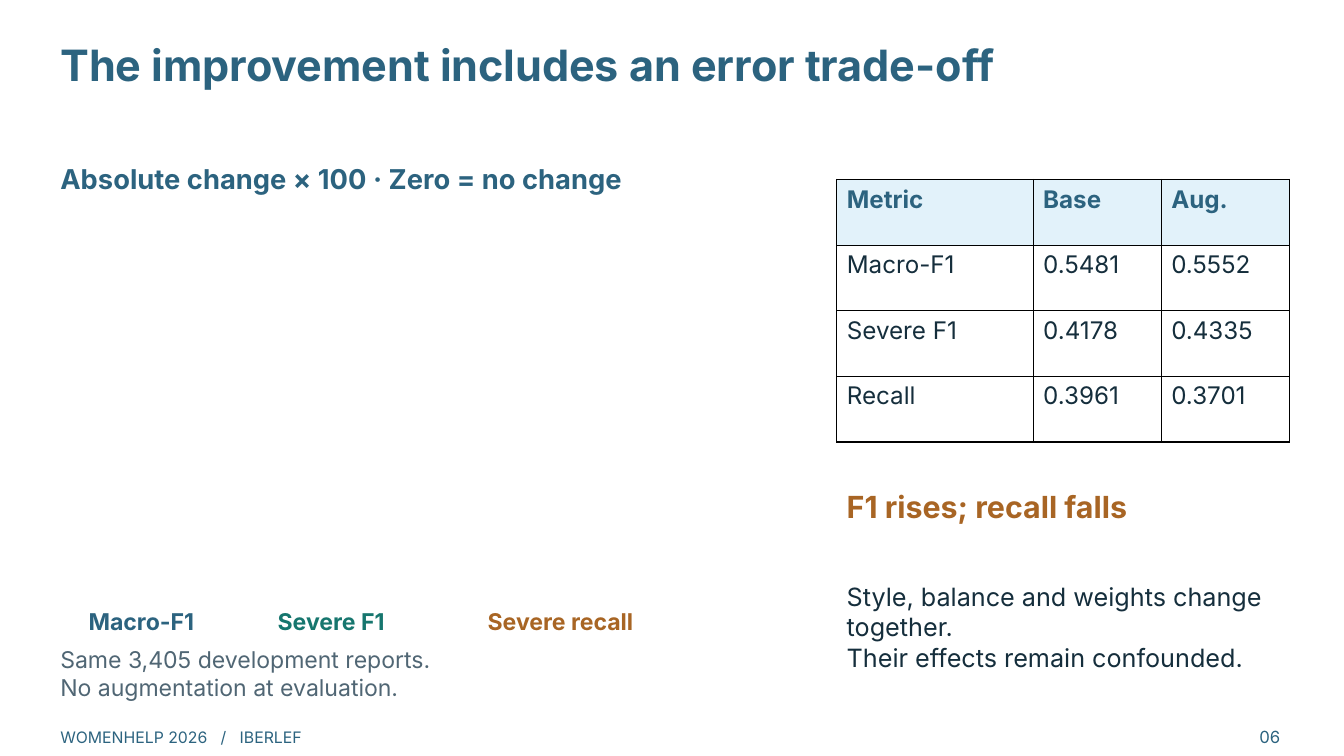
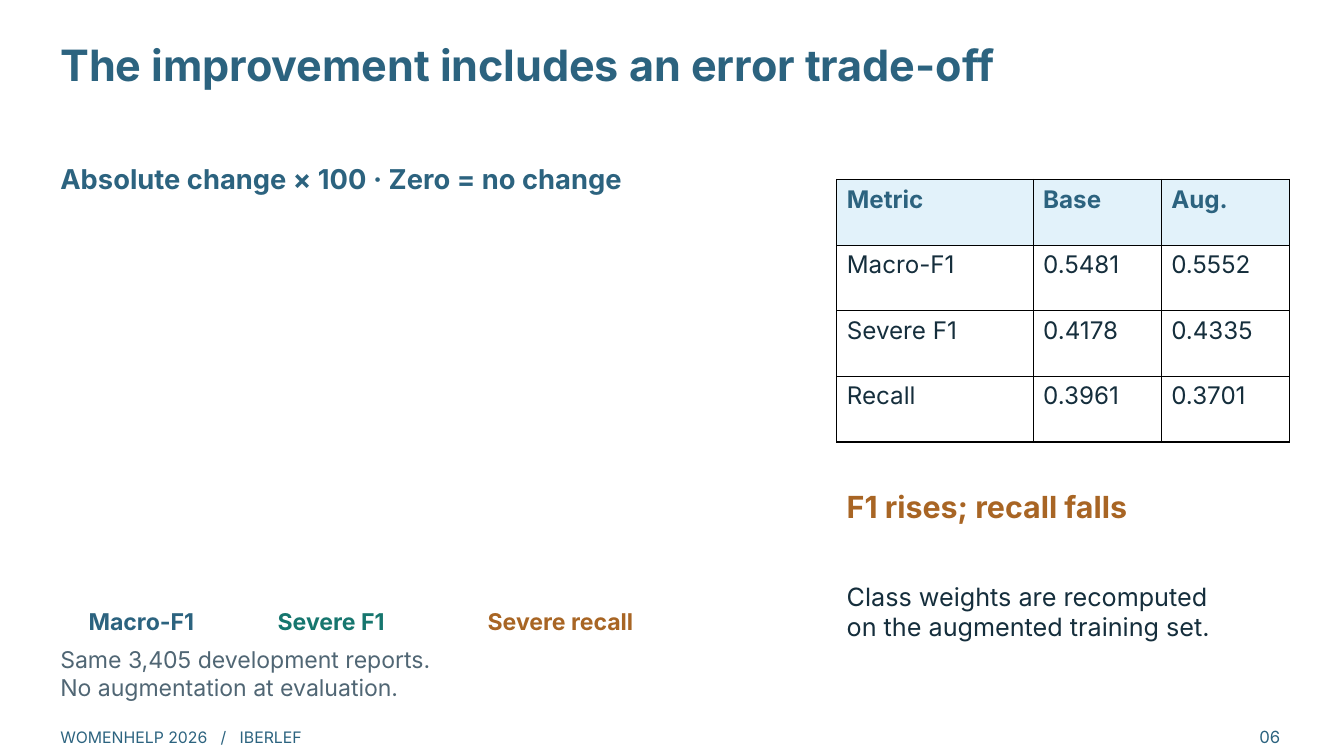
Before and after one commit to mariron42/clasificador_violencia, a slide deck: slide 6 of presentation/WomenHelp_charla_en.pptx. Drawn at 1344x756 pixels with LibreOffice and Linux fonts; fonts in the diff are those of the drawing. Boxes give left, top, right and bottom in pixels: in the first picture for what was removed or moved away, otherwise in the second. Text is boxed around its words. In the diff, an @@ line names an element or a change of style, - is before the commit and + after.

```diff
--- a/presentation/WomenHelp_charla_en.pptx
+++ b/presentation/WomenHelp_charla_en.pptx
@@ text at (847, 587, 1209, 641): text changed @@
-Style, balance and weights change together.
-Their effects remain confounded.
+Class weights are recomputed
+on the augmented training set.
```
Also in this commit, not shown: 4 other slides changed, 7 other files.
